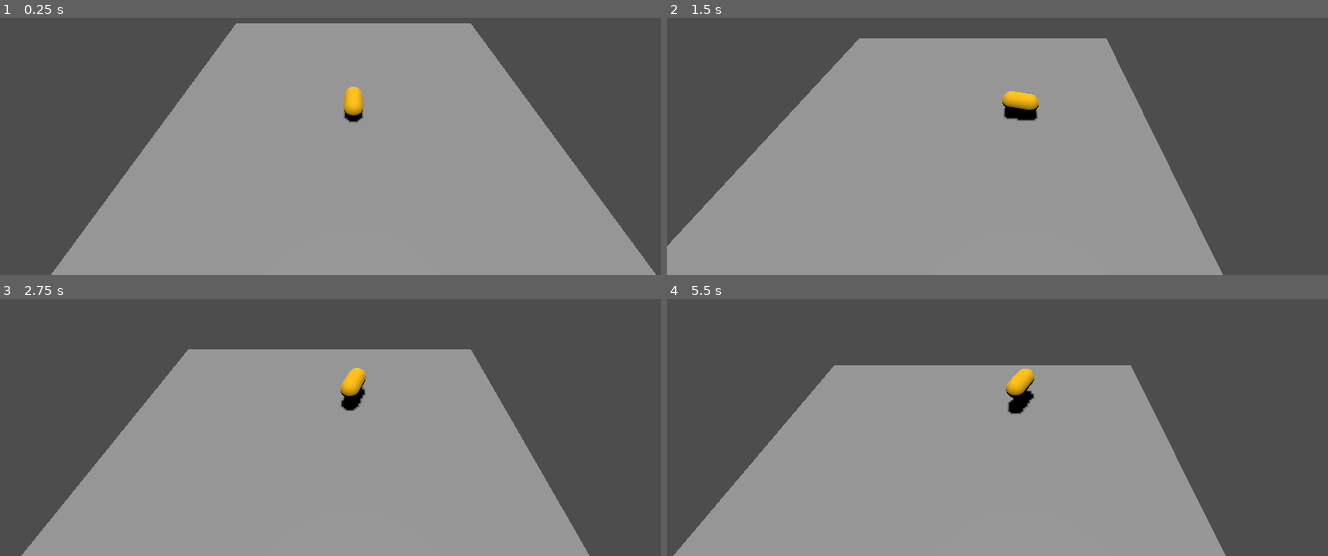
Above: before the commit, frames 1-4 (two rows, left to right).
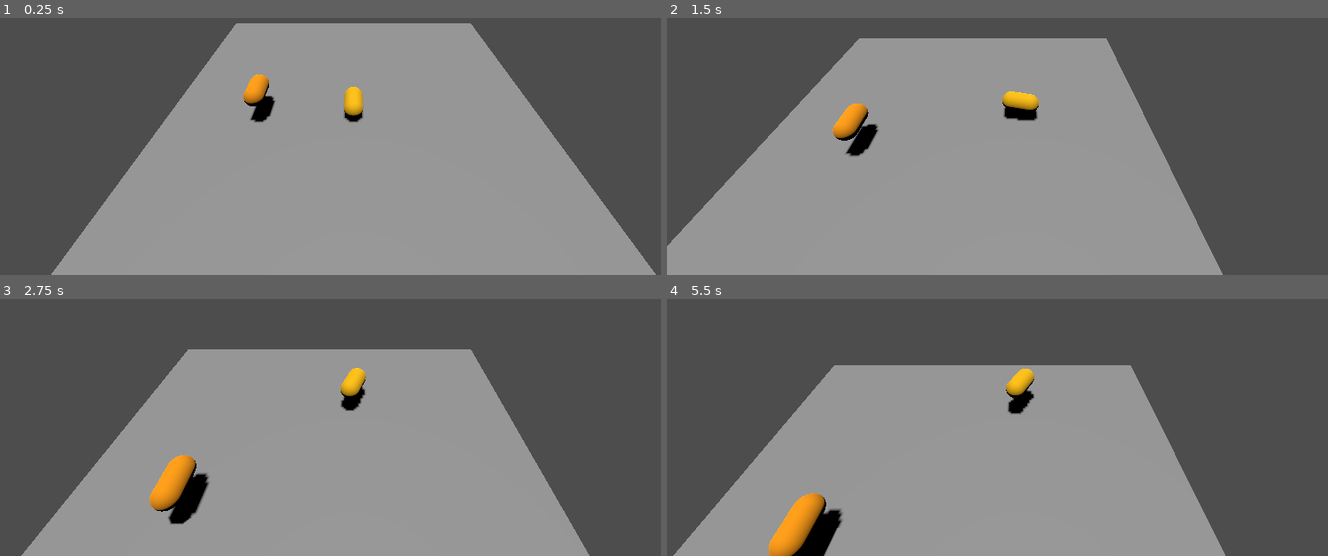
Above: after the commit, the same moments.

Repository: btoosey/LXD-Jam-24
Game: Godot game, scene res://scenes/environment.tscn
Same seed, same stepped clock (60 frames per second), same inputs: the game is played once before the commit and once after it.
Inputs (mouse positions are in pixels of both pictures, inside the frame that each line leads up to):
- Up to frame 1 (0.25 s): no input
- Up to frame 2 (1.5 s): tap Enter at 0.5 s; move the mouse to (1175, 56) at 0.52 s; press the mouse at (1175, 56) at 0.53 s; move the mouse to (878, 97) at 1.27 s; release the mouse at (878, 97) at 1.28 s; click (878, 97) at 1.35 s
- Up to frame 3 (2.75 s): move the mouse to (outside the picture) at 2.02 s; press the mouse at (outside the picture) at 2.03 s
- Up to frame 4 (5.5 s): move the mouse to (984, 437) at 2.77 s; release the mouse at (984, 437) at 2.78 s; click (984, 437) at 2.85 s; move the mouse to (1235, 417) at 3.52 s; press the mouse at (1235, 417) at 3.53 s; move the mouse to (outside the picture) at 4.27 s; release the mouse at (outside the picture) at 4.28 s; click (outside the picture) at 4.35 s; move the mouse to (1056, 358) at 5.02 s; press the mouse at (1056, 358) at 5.03 s

The runs differ from the first frame. In frame 1, 0.6% of the frame differs, in the area x 36-42%, y 21-41%; in frame 2, 0.9%; in frame 3, 1.6%; in frame 4, 1.9%, in the area x 15-27%, y 75-100%.

Commit message:
ADD: Static companion fish
Does not yet move

Diff:
--- a/scenes/camera_3d.gd
+++ b/scenes/camera_3d.gd
@@ -4,5 +4,5 @@
 func _ready():
 	pass
 
-func _process(delta):
+func _process(_delta):
 	position = player.position + Vector3(0,10,10)
--- /dev/null
+++ b/scenes/companion_fish.tscn
@@ -0,0 +1,22 @@
+[gd_scene load_steps=4 format=3 uid="uid://bgudfl0uprgvj"]
+
+[sub_resource type="CapsuleShape3D" id="CapsuleShape3D_1gxbf"]
+
+[sub_resource type="CapsuleMesh" id="CapsuleMesh_xsn8y"]
+
+[sub_resource type="StandardMaterial3D" id="StandardMaterial3D_dr8sj"]
+albedo_color = Color(1, 0.615686, 0, 1)
+
+[node name="CompanionFish" type="CharacterBody3D"]
+
+[node name="CollisionShape3D" type="CollisionShape3D" parent="."]
+transform = Transform3D(1, 0, 0, 0, -4.37114e-08, -1, 0, 1, -4.37114e-08, 0, 0, 0)
+shape = SubResource("CapsuleShape3D_1gxbf")
+
+[node name="CompanionFishModel" type="Node3D" parent="."]
+
+[node name="MeshInstance3D" type="MeshInstance3D" parent="CompanionFishModel"]
+transform = Transform3D(1, 0, 0, 0, -4.37114e-08, -1, 0, 1, -4.37114e-08, 0, 0, 0)
+mesh = SubResource("CapsuleMesh_xsn8y")
+skeleton = NodePath("../..")
+surface_material_override/0 = SubResource("StandardMaterial3D_dr8sj")
--- a/scenes/environment.tscn
+++ b/scenes/environment.tscn
@@ -1,7 +1,8 @@
-[gd_scene load_steps=5 format=3 uid="uid://b62tgy3ler8iv"]
+[gd_scene load_steps=6 format=3 uid="uid://b62tgy3ler8iv"]
 
 [ext_resource type="PackedScene" uid="uid://bepb86cncapy4" path="res://scenes/player.tscn" id="1_3dbga"]
 [ext_resource type="Script" path="res://scenes/camera_3d.gd" id="2_tqupu"]
+[ext_resource type="PackedScene" uid="uid://bgudfl0uprgvj" path="res://scenes/companion_fish.tscn" id="3_57j2o"]
 
 [sub_resource type="WorldBoundaryShape3D" id="WorldBoundaryShape3D_wqo3g"]
 
@@ -28,5 +29,8 @@
 shadow_enabled = true
 
 [node name="Camera3D" type="Camera3D" parent="."]
-transform = Transform3D(1, 0, 0, 0, 0.772412, 0.635122, 0, -0.635122, 0.772412, 0, 7.71058, 5.46361)
+transform = Transform3D(1, 0, 0, 0, 0.772412, 0.635122, 0, -0.635122, 0.772412, 0, 0, 0)
 script = ExtResource("2_tqupu")
+
+[node name="CompanionFish" parent="." instance=ExtResource("3_57j2o")]
+transform = Transform3D(1, 0, 0, 0, 1, 0, 0, 0, 1, -5.04312, 1.38183, 0)
--- a/scenes/player.tscn
+++ b/scenes/player.tscn
@@ -13,12 +13,12 @@
 script = ExtResource("1_awnix")
 
 [node name="CollisionShape3D" type="CollisionShape3D" parent="."]
-transform = Transform3D(1, 0, 0, 0, -4.37114e-08, 1, 0, -1, -4.37114e-08, 0, 0, 0)
+transform = Transform3D(1, 0, 0, 0, -4.37114e-08, -1, 0, 1, -4.37114e-08, 0, 0, 0)
 shape = SubResource("CapsuleShape3D_nunnd")
 
 [node name="CharacterModel" type="Node3D" parent="."]
 
 [node name="MeshInstance3D" type="MeshInstance3D" parent="CharacterModel"]
-transform = Transform3D(1, 0, 0, 0, -4.37114e-08, 1, 0, -1, -4.37114e-08, 0, 0, 0)
+transform = Transform3D(1, 0, 0, 0, -4.37114e-08, -1, 0, 1, -4.37114e-08, 0, 0, 0)
 mesh = SubResource("CapsuleMesh_nu7e3")
 surface_material_override/0 = SubResource("StandardMaterial3D_w3i10")
